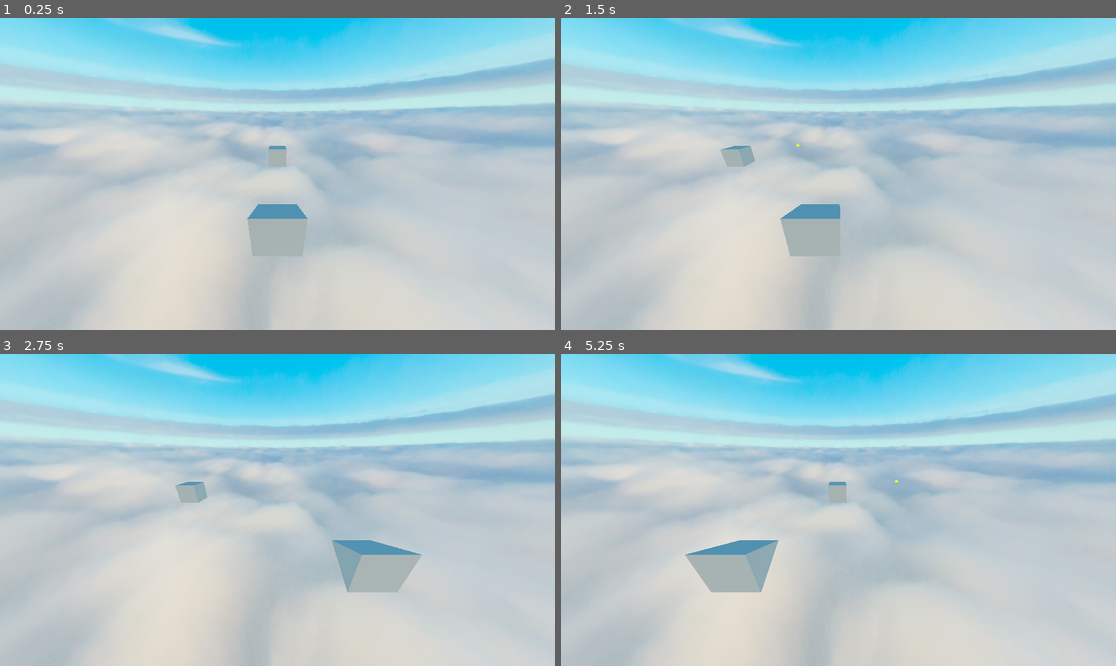
Above: before the commit, frames 1-4 (two rows, left to right).
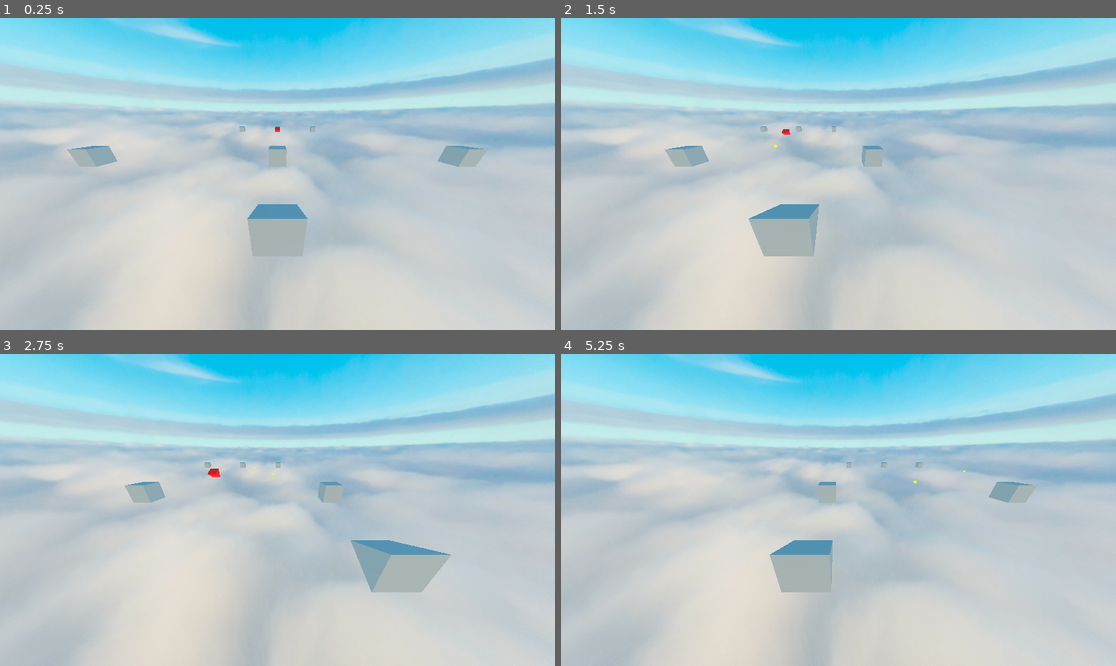
Above: after the commit, the same moments.

Repository: TimurBysky/fighter_arcade
Game: Godot game, scene res://level.tscn
Same seed, same stepped clock (60 frames per second), same inputs: the game is played once before the commit and once after it.
Inputs:
- Up to frame 1 (0.25 s): no input
- Up to frame 2 (1.5 s): tap Enter at 0.5 s; hold Right (ui_right) 0.53-1.28 s; tap Space at 0.77 s; hold Left (ui_left) from 1.28 s (still down)
- Up to frame 3 (2.75 s): tap Space at 1.52 s; release Left (ui_left) at 2.03 s; hold Right (ui_right) from 2.03 s (still down)
- Up to frame 4 (5.25 s): tap Space at 3.02, 3.77, 4.52 s; release Right (ui_right) at 3.53 s; hold Left (ui_left) from 3.53 s (still down)

The runs differ from the first frame. In frame 1, 0.9% of the frame differs, in the area x 12-88%, y 34-48%; in frame 2, 2.2%; in frame 3, 2.7%; in frame 4, 4.0%, in the area x 22-86%, y 34-77%.

Commit message:
Добавлены границы карты; Добавлен спавн врагов

Diff:
--- /dev/null
+++ b/enemy.gd
@@ -0,0 +1,15 @@
+extends Node3D
+@onready var enemy = $CharacterBody3D
+
+@export var speed = 5.0
+
+# Called when the node enters the scene tree for the first time.
+func _ready() -> void:
+	enemy.collision_layer = 3
+
+func _process(delta: float) -> void:
+	var movement = Vector3.ZERO
+	movement.x = speed
+	enemy.velocity = movement
+
+	enemy.move_and_slide()
--- /dev/null
+++ b/enemy.tscn
@@ -0,0 +1,26 @@
+[gd_scene format=3 uid="uid://5ei2k4nadsnd"]
+
+[ext_resource type="Script" uid="uid://7a1hpstwec5v" path="res://enemy.gd" id="1_7k104"]
+
+[sub_resource type="BoxShape3D" id="BoxShape3D_7xaro"]
+size = Vector3(1, 1, 1.7571411)
+
+[sub_resource type="StandardMaterial3D" id="StandardMaterial3D_7k104"]
+albedo_color = Color(1, 0, 0.015686275, 1)
+
+[sub_resource type="PrismMesh" id="PrismMesh_4gyqm"]
+material = SubResource("StandardMaterial3D_7k104")
+
+[node name="Enemy" type="Node3D" unique_id=360379862]
+script = ExtResource("1_7k104")
+
+[node name="CharacterBody3D" type="CharacterBody3D" parent="." unique_id=906227745]
+
+[node name="CollisionShape3D" type="CollisionShape3D" parent="CharacterBody3D" unique_id=859822129]
+transform = Transform3D(1, 0, 0, 0, 1, 0, 0, 0, 1, 0, 0, -0.008026123)
+shape = SubResource("BoxShape3D_7xaro")
+disabled = true
+
+[node name="MeshInstance3D" type="MeshInstance3D" parent="CharacterBody3D" unique_id=130963566]
+transform = Transform3D(4.371139e-08, 1, -8.742278e-08, 1, -4.371139e-08, 0, -3.821371e-15, -8.742278e-08, -1, 0, 0, 0)
+mesh = SubResource("PrismMesh_4gyqm")
--- a/fighter.gd
+++ b/fighter.gd
@@ -10,17 +10,19 @@
 	fighter.collision_layer = 1
 
 
-
 func _process(delta: float) -> void:
 	var input_direction = Input.get_axis("ui_right", "ui_left")
 
 	var movement = Vector3.ZERO
 	movement.z = input_direction * speed
 
-
 	fighter.velocity = movement
 
 	fighter.move_and_slide()
+
+	var pos = fighter.global_position
+	pos.z = clamp(pos.z, -11.0, 11.0)
+	fighter.global_position = pos
 
 	if Input.is_key_pressed(KEY_SPACE) and can_shoot:
 			shoot()
--- a/fighter.tscn
+++ b/fighter.tscn
@@ -11,6 +11,7 @@
 
 [node name="Fighter" type="Node3D" unique_id=760376573]
 script = ExtResource("1_efvb3")
+speed = 12.5
 
 [node name="CharacterBody3D" type="CharacterBody3D" parent="." unique_id=1626472385]
 motion_mode = 1
@@ -22,9 +23,10 @@
 [node name="CollisionShape3D" type="CollisionShape3D" parent="CharacterBody3D" unique_id=1820825583]
 transform = Transform3D(-4.371139e-08, -1, 0, 1, -4.371139e-08, 0, 0, 0, 1, 0.19454956, 8.504031e-09, 0)
 shape = SubResource("CapsuleShape3D_efvb3")
+disabled = true
 
 [node name="Camera3D" type="Camera3D" parent="." unique_id=1195417779]
 transform = Transform3D(1.8126126e-08, -0.41467735, 0.9099685, -3.9775983e-08, 0.9099685, 0.41467735, -1, -4.3711385e-08, 3.5527137e-15, 2, 2, 0)
 fov = 105.0
 script = ExtResource("2_umvcx")
-speed = 4.5
+speed = 5.5
--- /dev/null
+++ b/level.gd
@@ -0,0 +1,31 @@
+extends Node3D
+
+@onready var enemy = preload("res://enemy.tscn")
+@onready var timer = $Spawn_timer
+
+# Called when the node enters the scene tree for the first time.
+func _ready() -> void:
+	create_enemy()
+
+
+# Called every frame. 'delta' is the elapsed time since the previous frame.
+func _process(delta: float) -> void:
+
+	pass
+
+
+func create_enemy() -> void:
+	var generate_position = randi_range(1,3)
+	var spawn_position = Vector3(-27,0,0)
+
+	match generate_position:
+		1:
+			spawn_position.z = -8.0
+		2:
+			spawn_position.z = 0.0
+		3:
+			spawn_position.z = 8.0
+
+	var instance = enemy.instantiate()
+	add_child(instance)
+	instance.global_position = spawn_position
--- a/level.tscn
+++ b/level.tscn
@@ -1,5 +1,6 @@
 [gd_scene format=3 uid="uid://7105ohynf88f"]
 
+[ext_resource type="Script" uid="uid://biplbqg8pmfhs" path="res://level.gd" id="1_oi3di"]
 [ext_resource type="PackedScene" uid="uid://h5myw6qoksxo" path="res://fighter.tscn" id="1_u52ul"]
 [ext_resource type="Texture2D" uid="uid://eevr2ptql1bj" path="res://Assets/weather-top-white-heaven-view.jpg" id="1_vonw3"]
 
@@ -19,13 +20,37 @@
 [sub_resource type="BoxMesh" id="BoxMesh_u52ul"]
 
 [node name="Level" type="Node3D" unique_id=1222772376]
+script = ExtResource("1_oi3di")
 
 [node name="WorldEnvironment" type="WorldEnvironment" parent="." unique_id=857818750]
 environment = SubResource("Environment_oi3di")
 
 [node name="Fighter" parent="." unique_id=760376573 instance=ExtResource("1_u52ul")]
-speed = 10.0
+speed = 15.0
 
 [node name="MeshInstance3D" type="MeshInstance3D" parent="." unique_id=1960587753]
 transform = Transform3D(1, 0, 0, 0, 1, 0, 0, 0, 1, -5, 0, 0)
 mesh = SubResource("BoxMesh_u52ul")
+
+[node name="MeshInstance3D3" type="MeshInstance3D" parent="." unique_id=429894954]
+transform = Transform3D(1, 0, 0, 0, 1, 0, 0, 0, 1, -27, 0, 0)
+mesh = SubResource("BoxMesh_u52ul")
+
+[node name="MeshInstance3D6" type="MeshInstance3D" parent="." unique_id=715005551]
+transform = Transform3D(1, 0, 0, 0, 1, 0, 0, 0, 1, -27, 0, 8)
+mesh = SubResource("BoxMesh_u52ul")
+
+[node name="MeshInstance3D5" type="MeshInstance3D" parent="." unique_id=1604731037]
+transform = Transform3D(1, 0, 0, 0, 1, 0, 0, 0, 1, -27, 0, -8)
+mesh = SubResource("BoxMesh_u52ul")
+
+[node name="MeshInstance3D2" type="MeshInstance3D" parent="." unique_id=1707181267]
+transform = Transform3D(1, 0, 0, 0, 1, 0, 0, 0, 1, -5, 0, 11)
+mesh = SubResource("BoxMesh_u52ul")
+
+[node name="MeshInstance3D4" type="MeshInstance3D" parent="." unique_id=389290977]
+transform = Transform3D(1, 0, 0, 0, 1, 0, 0, 0, 1, -5, 0, -11)
+mesh = SubResource("BoxMesh_u52ul")
+
+[node name="Spawn_timer" type="Timer" parent="." unique_id=2000338609]
+autostart = true
--- a/tracer.gd
+++ b/tracer.gd
@@ -1,13 +1,13 @@
 extends Node3D
 @onready var tracer = $CharacterBody3D
+@export var tracer_lifetime = 2.0
 
 @export var speed = 10.0
 
 # Called when the node enters the scene tree for the first time.
 func _ready() -> void:
 	tracer.collision_layer = 2
-	tracer.collision_mask = 3
-	await get_tree().create_timer(1.0).timeout
+	await get_tree().create_timer(tracer_lifetime).timeout
 	queue_free()
 
 func _process(delta: float) -> void:
--- a/tracer.tscn
+++ b/tracer.tscn
@@ -24,3 +24,4 @@
 
 [node name="CollisionShape3D" type="CollisionShape3D" parent="CharacterBody3D" unique_id=215218920]
 shape = SubResource("SphereShape3D_yt2qg")
+disabled = true
Not shown, added: enemy.gd.uid
Not shown, added: level.gd.uid
